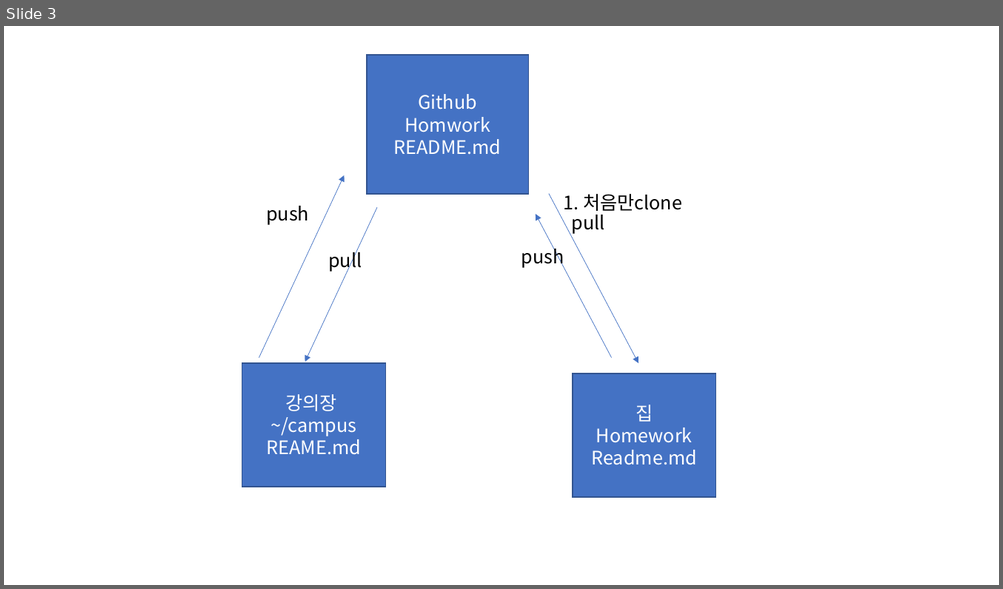
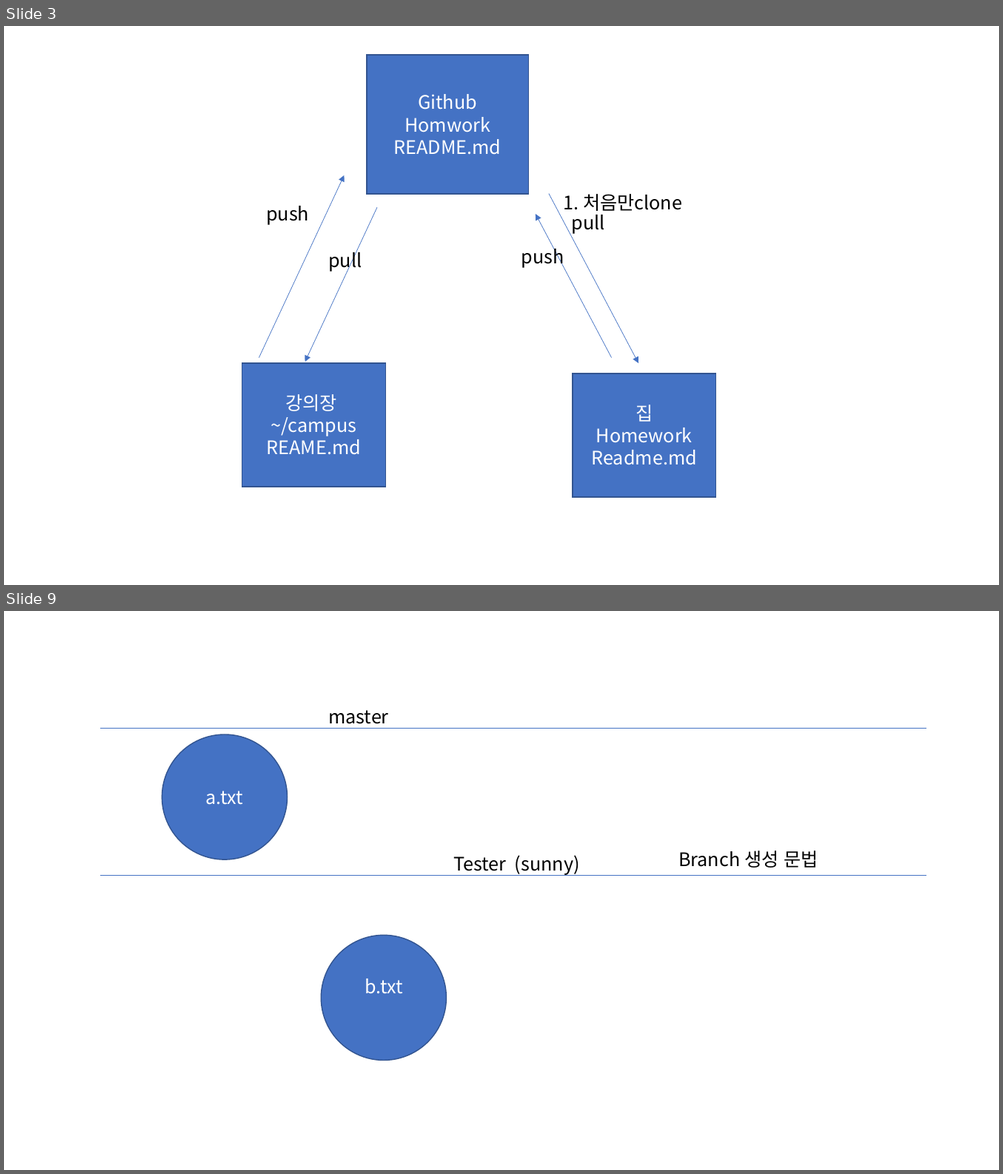
Before and after one commit to adak0102/Githubnote, a slide deck: 프레젠테이션1.pptx. Shown one above the other, each under a label of ours: slide 3 before the commit, slides 3 and 9 after it; the slides between them are not shown. The pictures are 1003x589 and 1003x1174 pixels, drawn with LibreOffice and Linux fonts; fonts in the diff are those of the drawing. Boxes give left, top, right and bottom in pixels: in the first picture for what was removed or moved away, otherwise in the second. Text is boxed around its words. In the diff, an @@ line names an element or a change of style, - is before the commit and + after.

```diff
--- a/프레젠테이션1.pptx
+++ b/프레젠테이션1.pptx
@@ slide 9 added at [4, 611, 999, 1170], background #FFFFFF @@
@@ text added at [328, 710, 389, 724], 18 pt, text #000000 @@
+master
@@ line added from (100, 728) to (926, 728), #4472C4 0.5 pt @@
@@ ellipse added at [162, 735, 287, 860], fill #4472C4, outline #325491 1 pt, 18 pt, text #FFFFFF @@
+a.txt
@@ text added at [678, 851, 817, 868], 18 pt, text #000000 @@
+Branch 생성 문법
@@ line added from (100, 876) to (926, 876), #4472C4 0.5 pt @@
@@ text added at [453, 855, 580, 875], 18 pt, text #000000 @@
+Tester (sunny)
@@ ellipse added at [321, 936, 447, 1061], fill #4472C4, outline #325491 1 pt, 18 pt, text #FFFFFF @@
+b.txt
```
Also in this commit, not shown: 9 other slides added, 3 other files.
